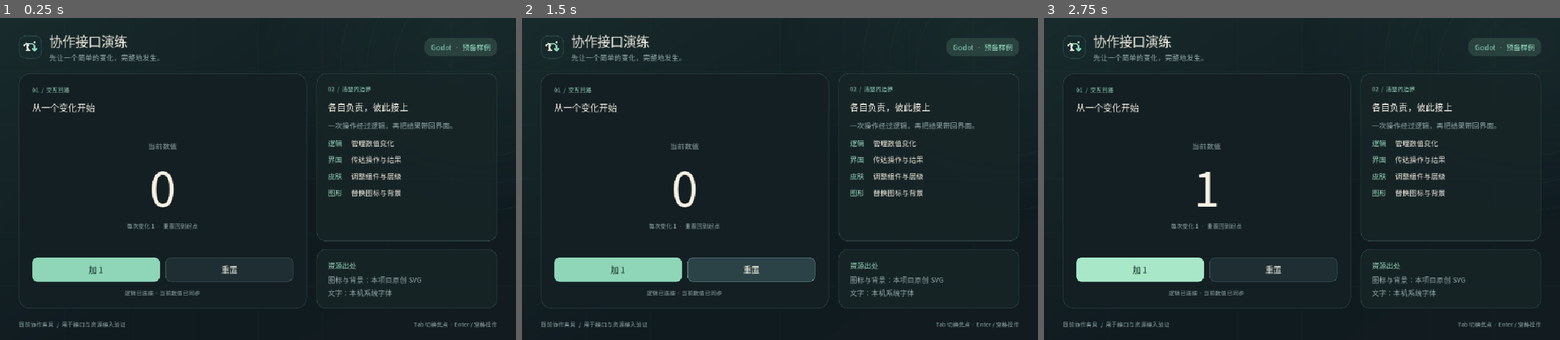
Above: before the commit, frames 1-3 (left to right).
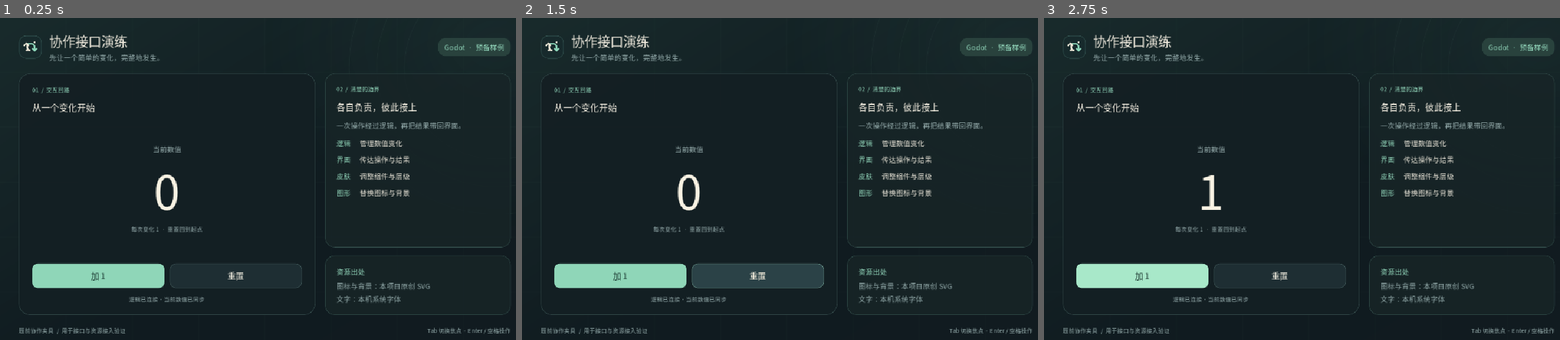
Above: after the commit, the same moments.

Repository: Rossgu25487/gamejam-2026-workspace
Game: Godot game, scene res://main/main.tscn
Two runs of this game, one before a commit and one after it. Both use one fixed random seed, a clock stepped at 60 frames per second and the inputs below.
Inputs:
- Up to frame 1 (0.25 s): no input
- Up to frame 2 (1.5 s): click "加 1" at 0.5 s; click "重置" at 1.25 s
- Up to frame 3 (2.75 s): click "加 1" at 2 s

The runs differ from the first frame. In frame 1, 6.4% of the frame differs, in the area x 3-99%, y 6-99%; in frame 2, 7.4%; in frame 3, 6.3%.

Commit message:
保存 Godot 编辑器当前主场景与工程设置

Diff:
--- a/game/main/main.tscn
+++ b/game/main/main.tscn
@@ -1,9 +1,9 @@
-[gd_scene load_steps=3 format=3]
+[gd_scene format=3 uid="uid://b4ggvmrpsodv4"]
 
-[ext_resource type="Script" path="res://main/main.gd" id="1"]
+[ext_resource type="Script" uid="uid://blc5loj7vyerr" path="res://main/main.gd" id="1"]
 [ext_resource type="PackedScene" path="res://ui/counter_view.tscn" id="2"]
 
-[node name="Main" type="Control"]
+[node name="Main" type="Control" unique_id=547145660]
 layout_mode = 3
 anchors_preset = 15
 anchor_right = 1.0
@@ -12,5 +12,7 @@
 grow_vertical = 2
 script = ExtResource("1")
 
-[node name="CounterView" parent="." instance=ExtResource("2")]
+[node name="CounterView" parent="." unique_id=106883911 instance=ExtResource("2")]
 layout_mode = 1
+offset_right = 30.0
+offset_bottom = 14.0
--- a/game/project.godot
+++ b/game/project.godot
@@ -1,23 +1,32 @@
-; Godot 4.7.2 collaboration starter. Competition gameplay is not defined yet.
+; Engine configuration file.
+; It's best edited using the editor UI and not directly,
+; since the parameters that go here are not all obvious.
+;
+; Format:
+;   [section] ; section goes between []
+;   param=value ; assign values to parameters
+
 config_version=5
 
 [application]
+
 config/name="Game Jam 协作试作"
 run/main_scene="res://main/main.tscn"
 config/features=PackedStringArray("4.7", "GL Compatibility")
 
 [display]
-window/size/viewport_width=1152
+
 window/size/viewport_height=720
 window/size/window_width_override=1152
 window/size/window_height_override=720
 window/stretch/mode="canvas_items"
 
 [editor_plugins]
+
 enabled=PackedStringArray("res://addons/team_workspace/plugin.cfg")
 
 [rendering]
+
 renderer/rendering_method="gl_compatibility"
 renderer/rendering_method.mobile="gl_compatibility"
-textures/default_filters/use_nearest_mipmap_filter=false
 environment/defaults/default_clear_color=Color(0.055, 0.075, 0.1, 1)
